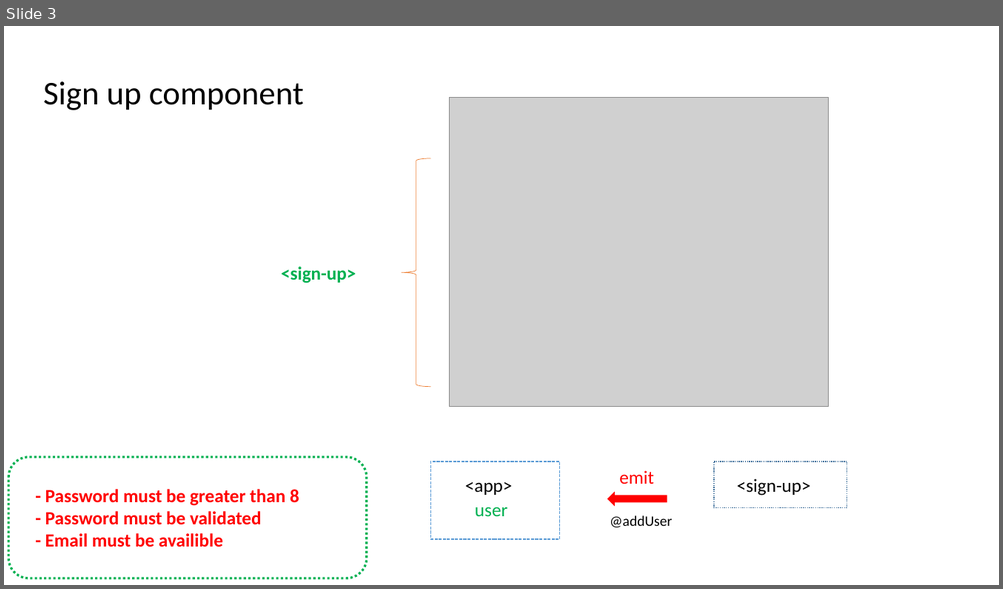
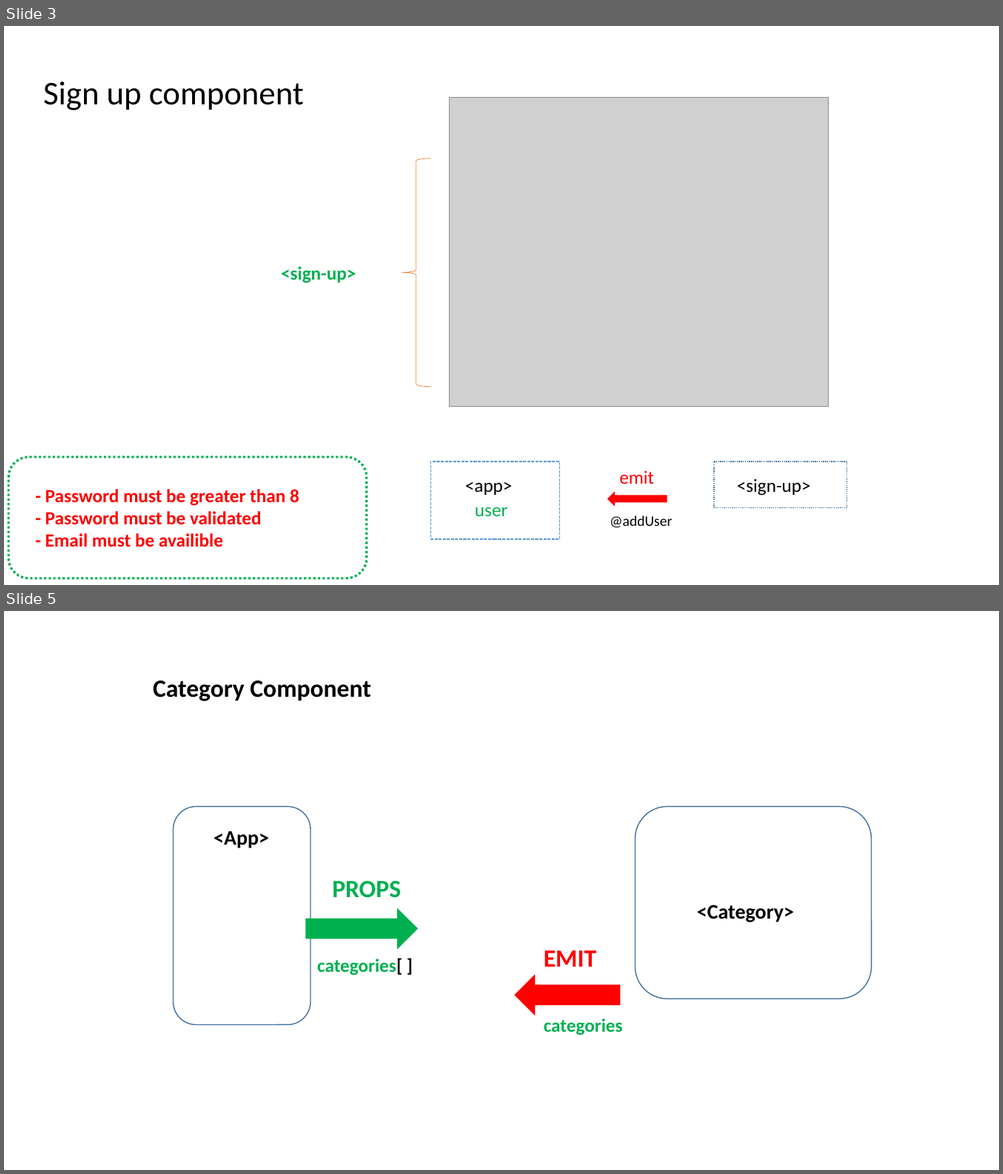
Before and after one commit to pnc-virtual-company/2021-G8-V2-PART1, a slide deck: docs/COMPONENT-DIAGRAM.pptx. Shown one above the other, each under a label of ours: slide 3 before the commit, slides 3 and 5 after it; the slides between them are not shown. The pictures are 1003x589 and 1003x1174 pixels, drawn with LibreOffice and Linux fonts; fonts in the diff are those of the drawing; grey boxes stand for pictures. Boxes give left, top, right and bottom in pixels: in the first picture for what was removed or moved away, otherwise in the second. Text is boxed around its words. In the diff, an @@ line names an element or a change of style, - is before the commit and + after.

Commit message:
#33 updated category component diagram

```diff
--- a/docs/COMPONENT-DIAGRAM.pptx
+++ b/docs/COMPONENT-DIAGRAM.pptx
@@ slide 5 added at [4, 611, 999, 1170], background #FFFFFF @@
@@ text added at [153, 681, 370, 701], 24 pt, text #000000, bold @@
+Category Component
@@ rounded rectangle added at [173, 806, 310, 1025], outline #43739E 1 pt @@
@@ rounded rectangle added at [635, 806, 872, 999], outline #43739E 1 pt @@
@@ text added at [213, 831, 269, 849], 20 pt, text #000000, bold @@
+<App>
@@ text added at [332, 881, 401, 898], 24 pt, text #00B050, bold @@
+PROPS
@@ right arrow added at [306, 909, 418, 948], fill #00B050, outline #00B050 1 pt @@
@@ text added at [697, 905, 794, 923], 20 pt, text #000000, bold @@
+<Category>
@@ text added at [317, 958, 402, 976], 18 pt, text #00B050, bold @@
+categories[ ]
@@ text added at [543, 951, 596, 967], 24 pt, text #FF0000, bold @@
+EMIT
@@ right arrow added at [515, 976, 620, 1014], fill #FF0000, outline #FF0000 1 pt @@
@@ text added at [543, 1019, 623, 1036], 18 pt, text #00B050, bold @@
+categories
```
Also in this commit, not shown: 1 slide changed.
